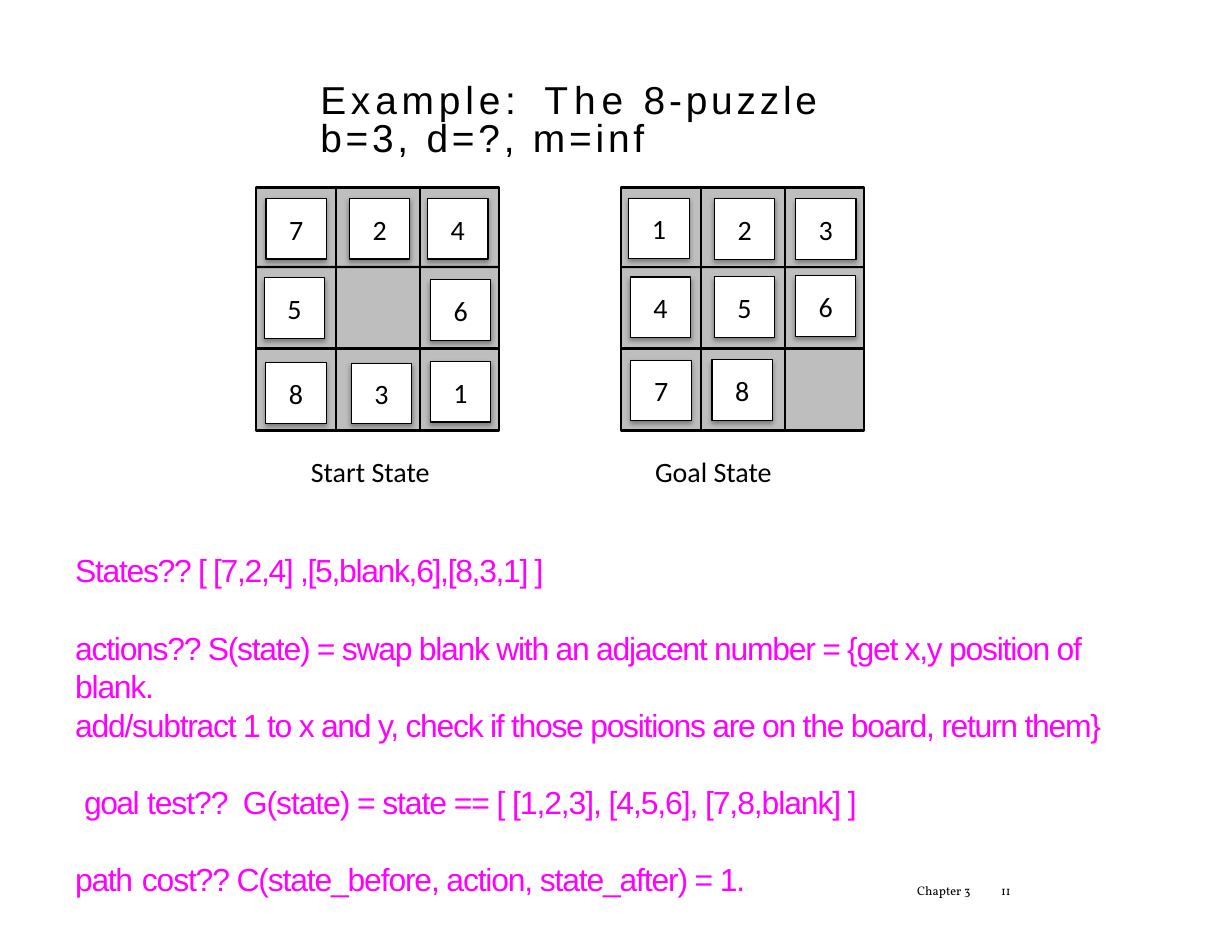
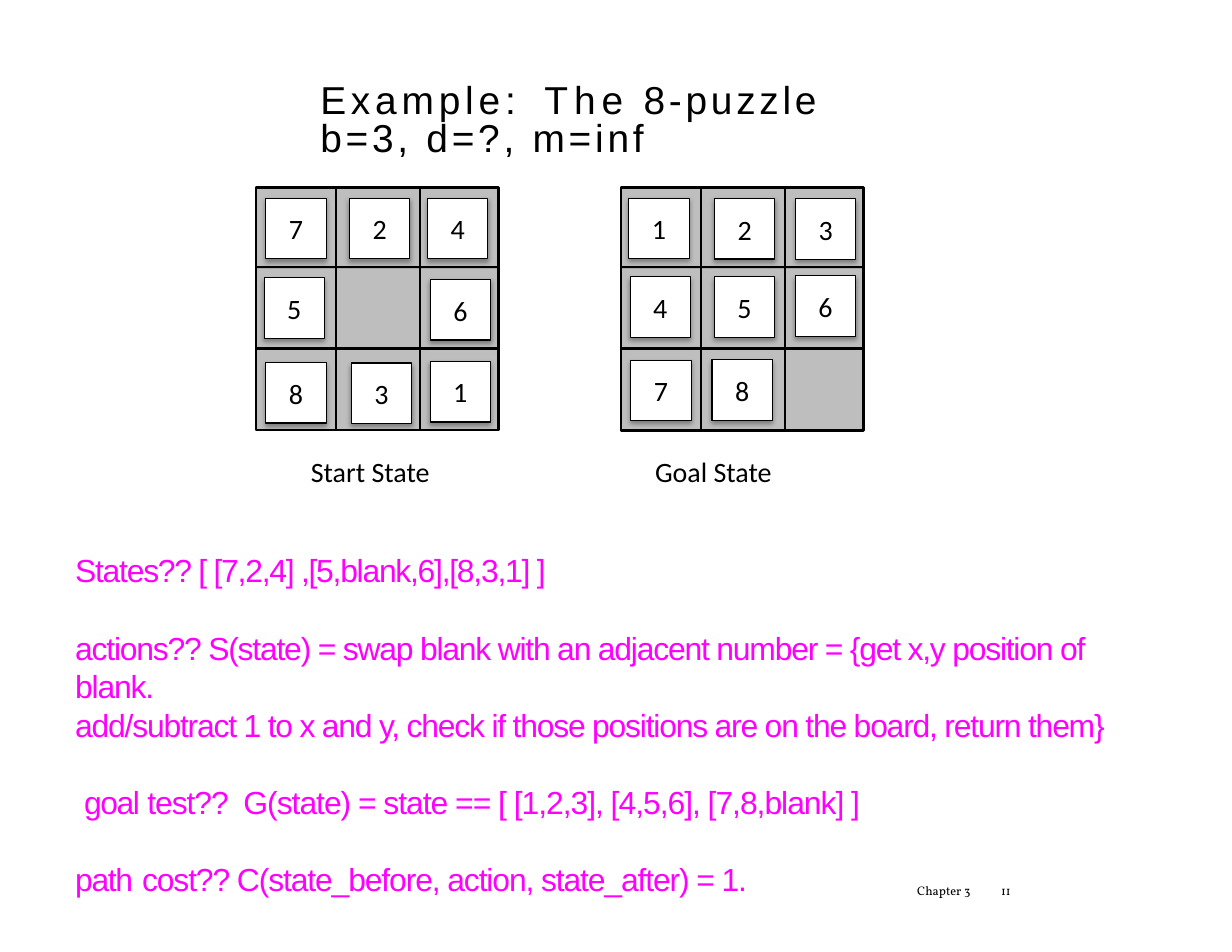
Before and after one commit to tdhock/2023-08-artificial-intelligence, a slide deck: slide 11 of slides/chapter3.1.pptx. Drawn at 1232x952 pixels with LibreOffice and Linux fonts; fonts in the diff are those of the drawing. Boxes give left, top, right and bottom in pixels: in the first picture for what was removed or moved away, otherwise in the second. Text is boxed around its words. In the diff, an @@ line names an element or a change of style, - is before the commit and + after.

```diff
--- a/slides/chapter3.1.pptx
+++ b/slides/chapter3.1.pptx
@@ text at [75,559,530,589]: letter spacing -0.9 to -0.8 pt in "States?? [ [7,2,4] ,[5,blank,6],[8,3,1] ]" @@
@@ text "Chapter 3" at [917,886,970,898]: letter spacing 0.1 to 0 pt in "3" @@
```
Also in this commit, not shown: 30 other slides changed, 4 other files.
